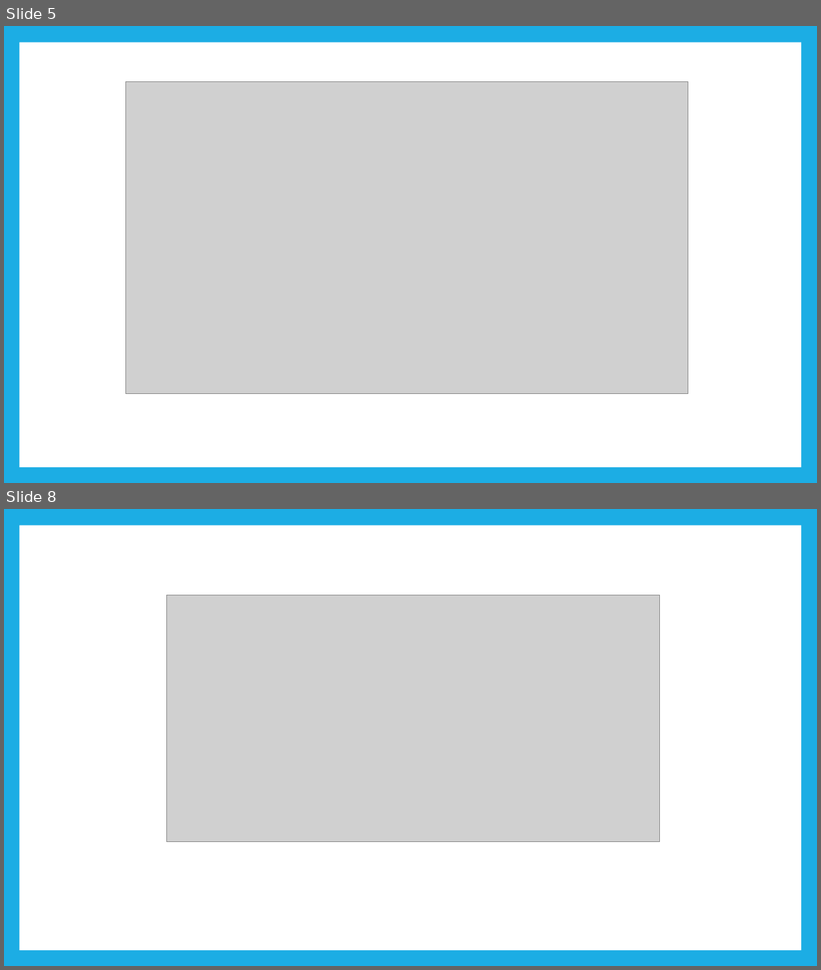
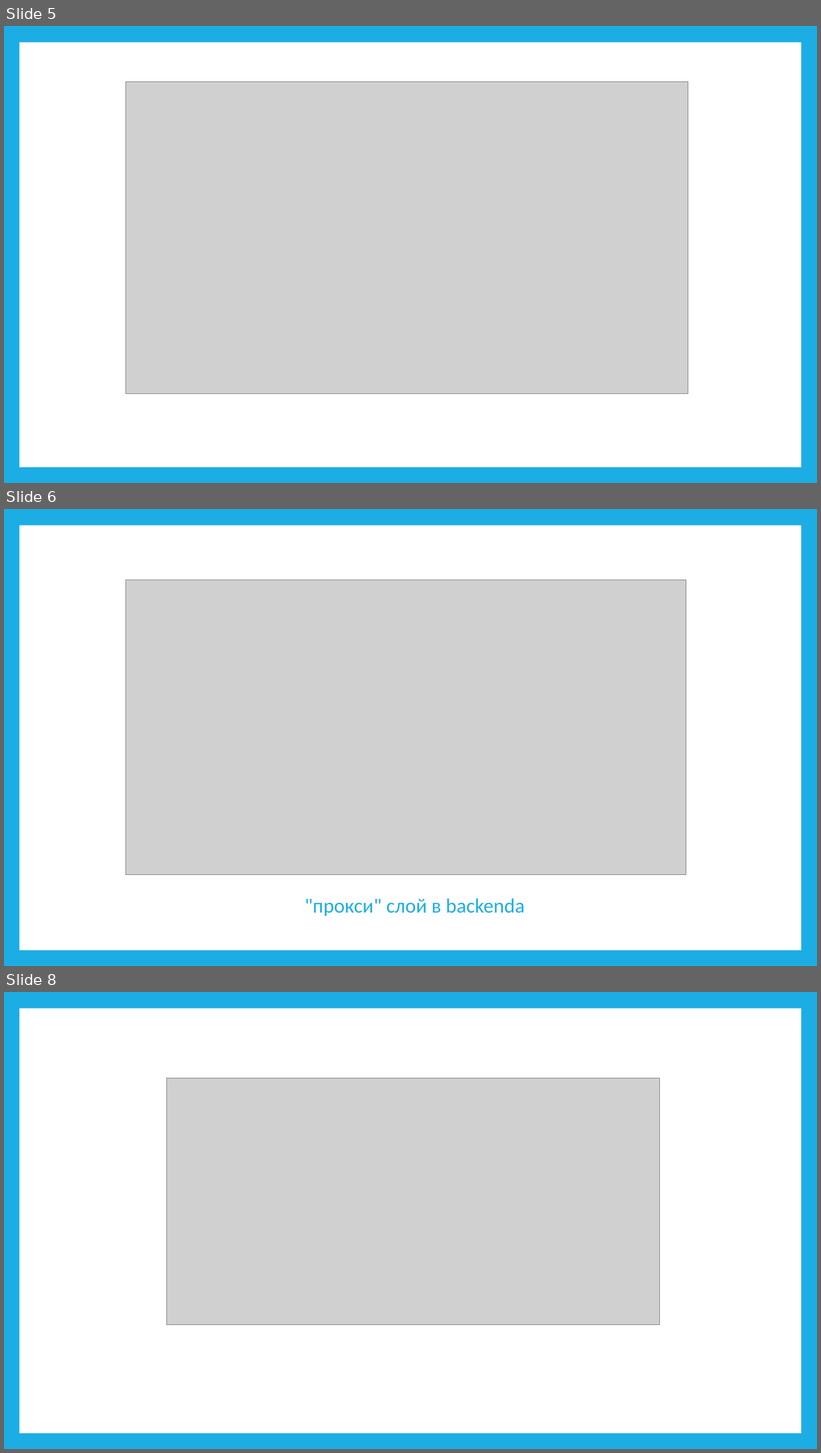
Before and after one commit to pgee-dzi2024/Theme_2505, a slide deck: dr/Защита- дипломен проект.pptx. Shown one above the other, each under a label of ours: slides 5 and 8 before the commit, slides 5, 6 and 8 after it; the slides between them are not shown. The pictures are 821x970 and 821x1453 pixels, drawn with LibreOffice and Linux fonts; fonts in the diff are those of the drawing; grey boxes stand for pictures. Boxes give left, top, right and bottom in pixels: in the first picture for what was removed or moved away, otherwise in the second. Text is boxed around its words. In the diff, an @@ line names an element or a change of style, - is before the commit and + after.

```diff
--- a/dr/Защита- дипломен проект.pptx
+++ b/dr/Защита- дипломен проект.pptx
@@ slide 6 added at (x1=4, y1=509, x2=817, y2=966), background #1CADE4; not listed: 1 template element that a slide beside it also shows @@
@@ picture added at (x1=126, y1=580, x2=686, y2=875) @@
@@ text added at (x1=305, y1=898, x2=525, y2=916), 24 pt, text #1CADE4 @@
+"прокси" слой в backendа
```
Also in this commit, not shown: 1 other slide added, 2 slides removed.
